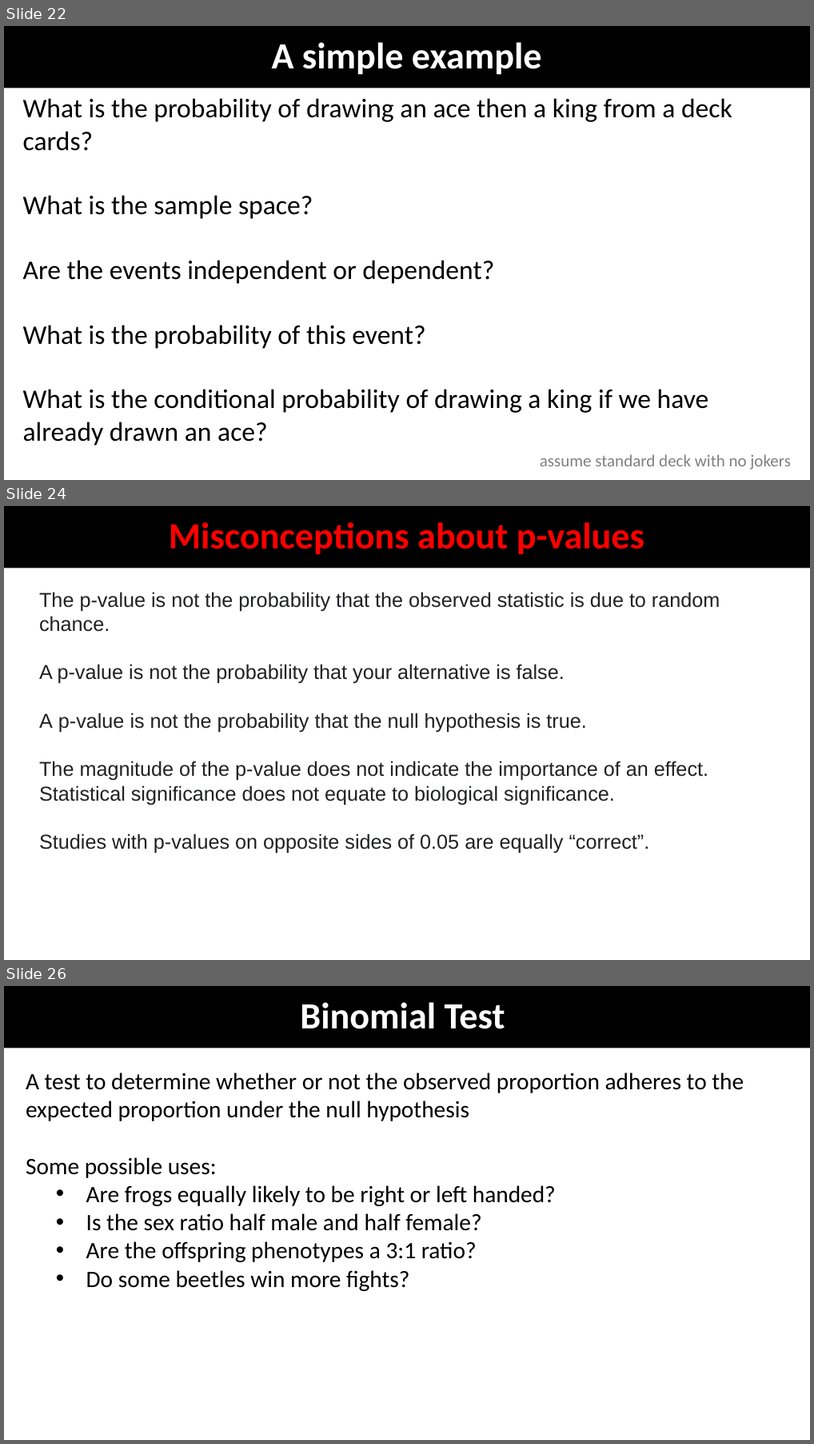
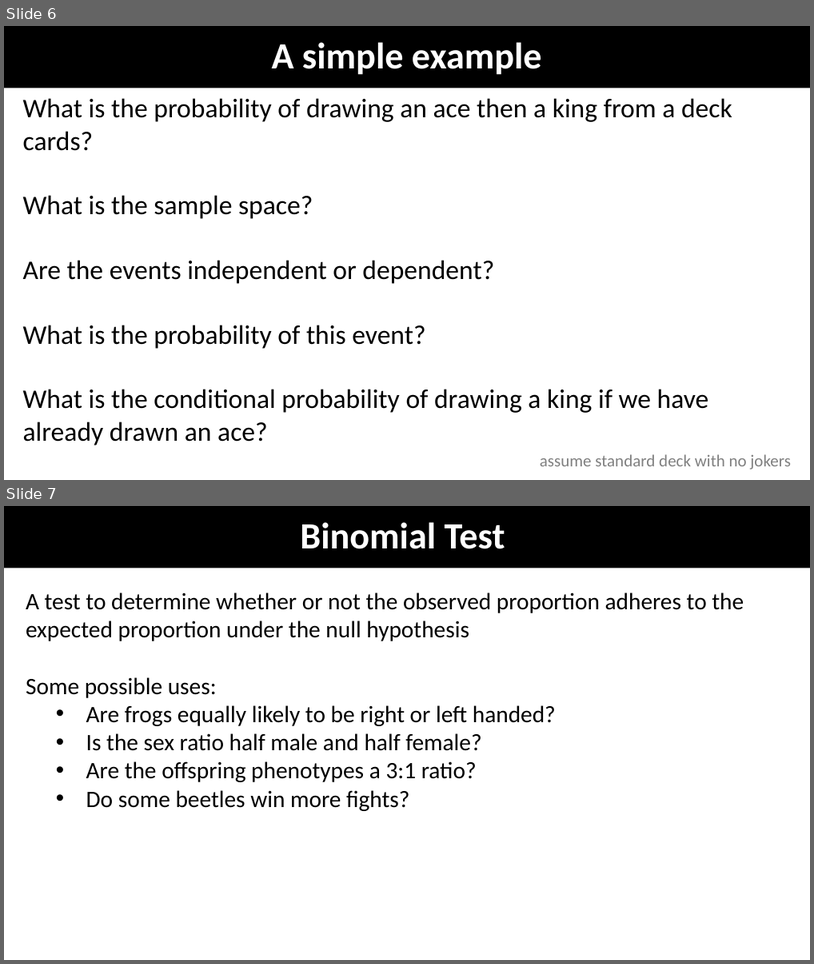
Before and after one commit to coleoguy/coleoguy.github.io, a slide deck: teaching/expdes/old/lectures/week4.pptx. Shown one above the other, each under a label of ours: slides 22, 24 and 26 before the commit, slides 6 and 7 after it; the slides between them are not shown. The pictures are 814x1444 and 814x964 pixels, drawn with LibreOffice and Linux fonts; fonts in the diff are those of the drawing. Boxes give left, top, right and bottom in pixels: in the first picture for what was removed or moved away, otherwise in the second. Text is boxed around its words. In the diff, an @@ line names an element or a change of style, - is before the commit and + after.

```diff
--- a/teaching/expdes/old/lectures/week4.pptx
+++ b/teaching/expdes/old/lectures/week4.pptx
@@ slide 24 removed at <box>4,506,810,960</box>, background #FFFFFF @@
@@ title removed at <box>4,506,810,568</box> @@
-Misconceptions about p-values
@@ text removed at <box>39,592,720,853</box> @@
-The p-value is not the probability that the observed statistic is due to random chance.
-A p-value is not the probability that your alternative is false.
-A p-value is not the probability that the null hypothesis is true.
-The magnitude of the p-value does not indicate the importance of an effect. Statistical significance does not equate to biological significance.
-Studies with p-values on opposite sides of 0.05 are equally “correct”.
@@ what was slide 22 is now slide 6 @@
@@ what was slide 26 is now slide 7 @@
```
Also in this commit, not shown: 18 other slides removed, 9 other files.
